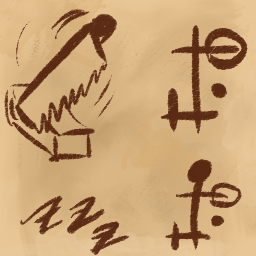
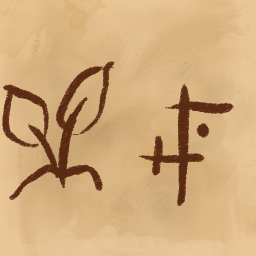
Layer changes from the first w=256, h=256 image to the second:
showed "Paint Layer 15", painted on it over [2, 8, 248, 256]
hid "Paint Layer 13" over [2, 8, 248, 256]
